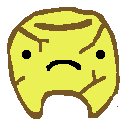
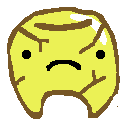
Two versions of the same layered image (128 × 128). Layer-by-layer changes:
added layer "Camada 6" above "Camada 2" over [70,14,107,45]
